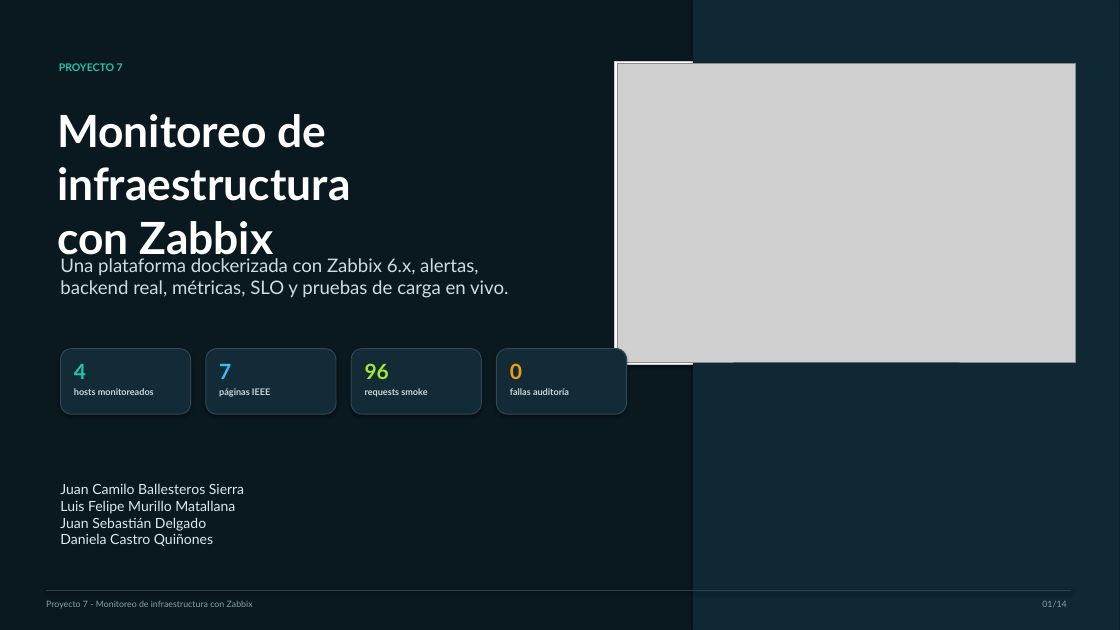
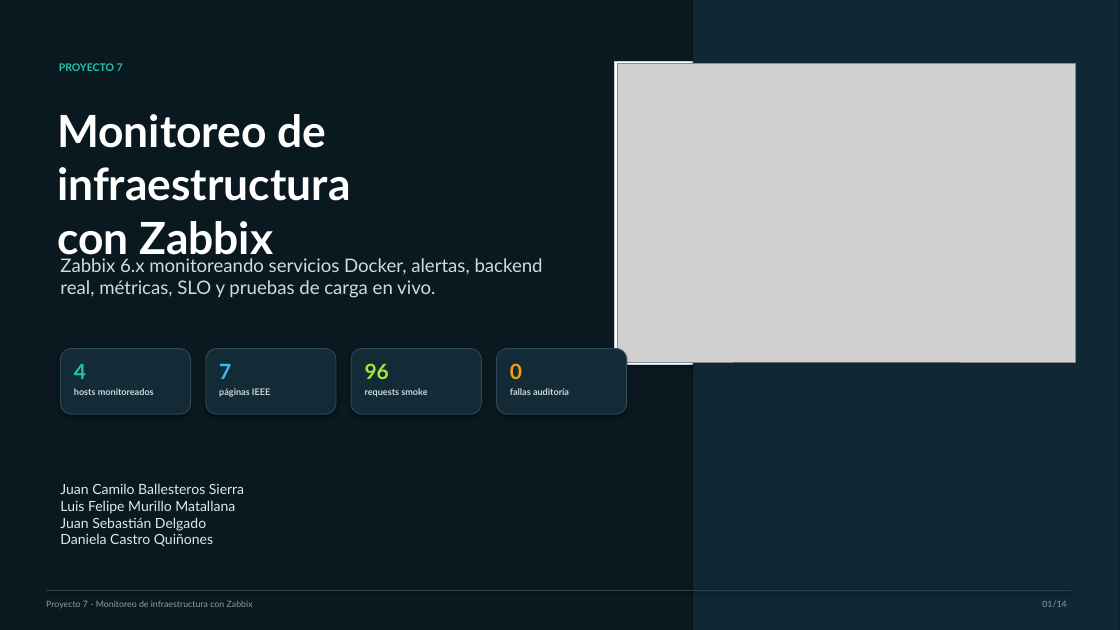
Before and after one commit to ballesterossmartsolutionssas/Proyecto7-Zabbix, a slide deck: slide 1 of entrega-final/Presentacion_Proyecto7_Zabbix.pptx. Drawn at 1120x630 pixels with LibreOffice and Linux fonts; fonts in the diff are those of the drawing; grey boxes stand for pictures. Boxes give left, top, right and bottom in pixels: in the first picture for what was removed or moved away, otherwise in the second. Text is boxed around its words. In the diff, an @@ line names an element or a change of style, - is before the commit and + after.

```diff
--- a/entrega-final/Presentacion_Proyecto7_Zabbix.pptx
+++ b/entrega-final/Presentacion_Proyecto7_Zabbix.pptx
@@ text at (60,258,543,298): text changed @@
-Una plataforma dockerizada con Zabbix 6.x, alertas, backend real, métricas, SLO y pruebas de carga en vivo.
+Zabbix 6.x monitoreando servicios Docker, alertas, backend real, métricas, SLO y pruebas de carga en vivo.
```
Also in this commit, not shown: 13 other slides changed, 11 other files.
